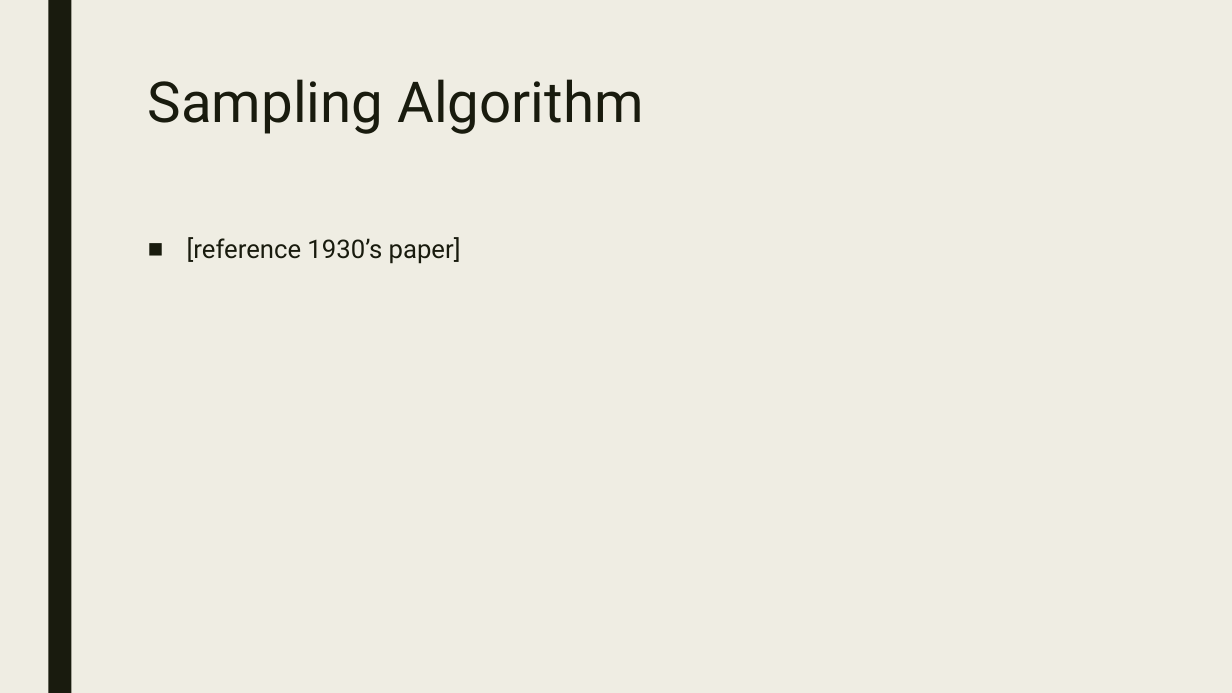
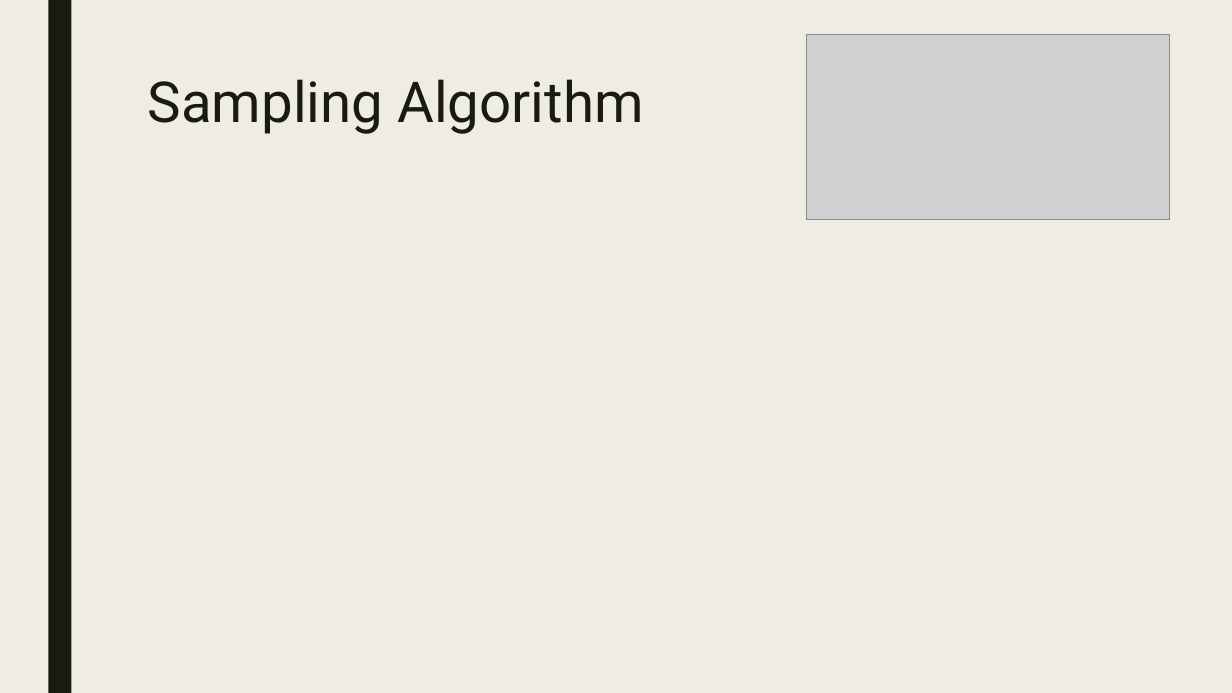
Before and after one commit to CourseReps/ECEN689-Fall2018, a slide deck: slide 12 of Students/siddharthajit/Tutorial Presentation/Thompson Sampling.pptx (slide 14 before the commit). Drawn at 1232x693 pixels with LibreOffice and Linux fonts; fonts in the diff are those of the drawing; grey boxes stand for pictures. Boxes give left, top, right and bottom in pixels: in the first picture for what was removed or moved away, otherwise in the second. Text is boxed around its words. In the diff, an @@ line names an element or a change of style, - is before the commit and + after.

```diff
--- a/Students/siddharthajit/Tutorial Presentation/Thompson Sampling.pptx
+++ b/Students/siddharthajit/Tutorial Presentation/Thompson Sampling.pptx
@@ picture added at bbox=[807, 34, 1170, 219] @@
@@ picture added at bbox=[903, 34, 1169, 219] @@
@@ text removed at bbox=[187, 237, 461, 264] @@
-■ [reference 1930’s paper]
```
Also in this commit, not shown: 8 other slides changed, 6 slides added, 6 slides removed.
